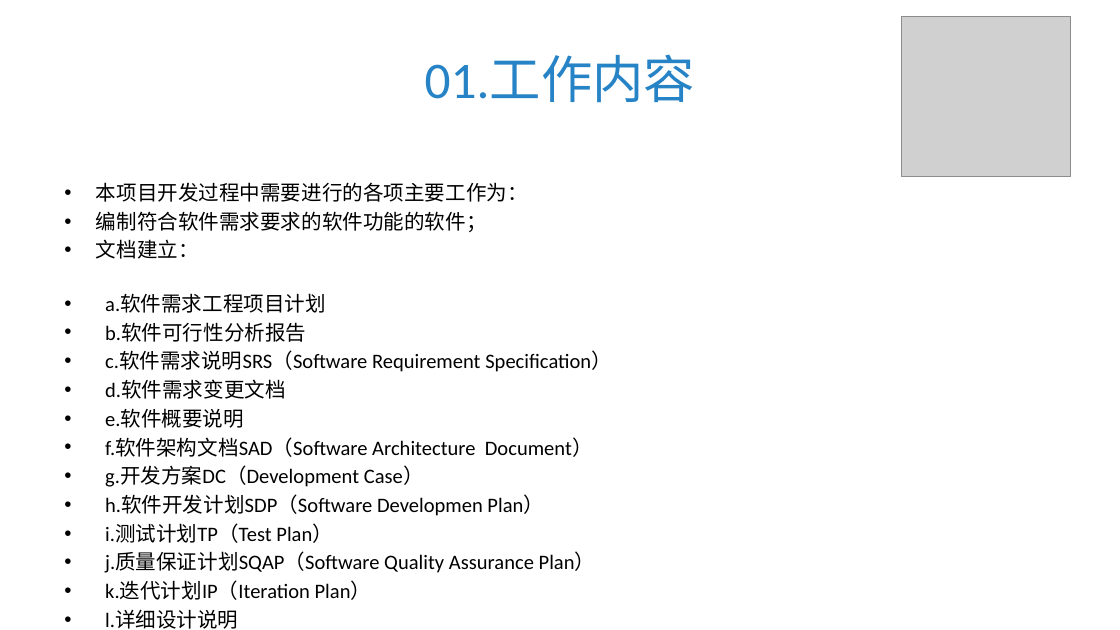
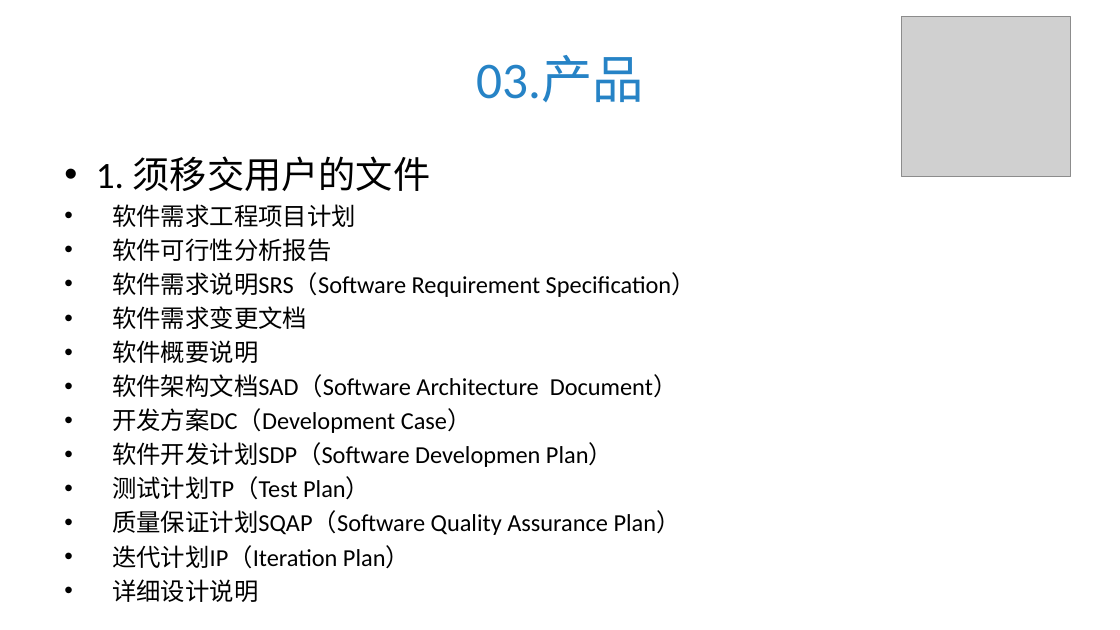
Before and after one commit to LEMONccccc/PRD-G13-Project, a slide deck: slide 10 of PRD2017-G13-项目开发计划.pptx (slide 8 before the commit). Drawn at 1120x630 pixels with LibreOffice and Linux fonts; fonts in the diff are those of the drawing; grey boxes stand for pictures. Boxes give left, top, right and bottom in pixels: in the first picture for what was removed or moved away, otherwise in the second. Text is boxed around its words. In the diff, an @@ line names an element or a change of style, - is before the commit and + after.

Commit message:
需求工程计划

```diff
--- a/PRD2017-G13-项目开发计划.pptx
+++ b/PRD2017-G13-项目开发计划.pptx
@@ title at <box>476,55,644,102</box>: text changed @@
-01.工作内容
+03.产品
@@ text at <box>96,156,696,568</box>: text changed; size 17.6 to 20.9 pt @@
-• 本项目开发过程中需要进行的各项主要工作为：
-• 编制符合软件需求要求的软件功能的软件；
-• 文档建立：
-• a.软件需求工程项目计划
-• b.软件可行性分析报告
-• c.软件需求说明SRS（Software Requirement Specification）
-• d.软件需求变更文档
-• e.软件概要说明
-• f.软件架构文档SAD（Software Architecture Document）
-• g.开发方案DC（Development Case）
-• h.软件开发计划SDP（Software Developmen Plan）
-• i.测试计划TP（Test Plan）
-• j.质量保证计划SQAP（Software Quality Assurance Plan）
-• k.迭代计划IP（Iteration Plan）
-• l.详细设计说明
+• 1. 须移交用户的文件
+• 软件需求工程项目计划
+• 软件可行性分析报告
+• 软件需求说明SRS（Software Requirement Specification）
+• 软件需求变更文档
+• 软件概要说明
+• 软件架构文档SAD（Software Architecture Document）
+• 开发方案DC（Development Case）
+• 软件开发计划SDP（Software Developmen Plan）
+• 测试计划TP（Test Plan）
+• 质量保证计划SQAP（Software Quality Assurance Plan）
+• 迭代计划IP（Iteration Plan）
+• 详细设计说明
```
Also in this commit, not shown: 7 other slides changed, 16 slides added, 9 slides removed, 4 other files.
